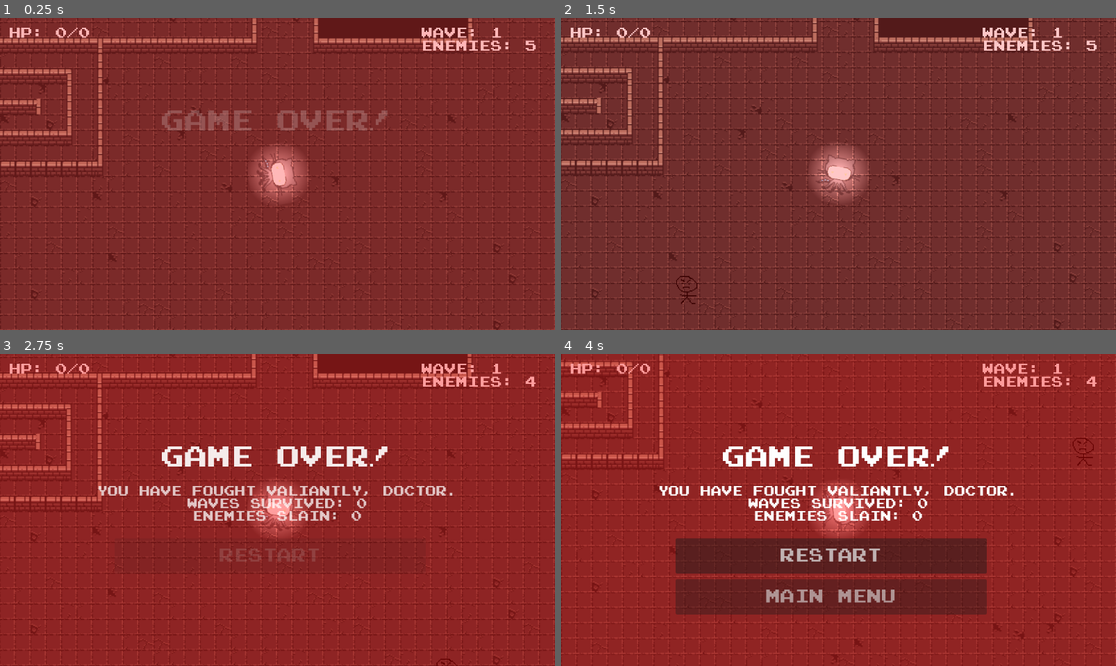
Above: before the commit, frames 1-4 (two rows, left to right).
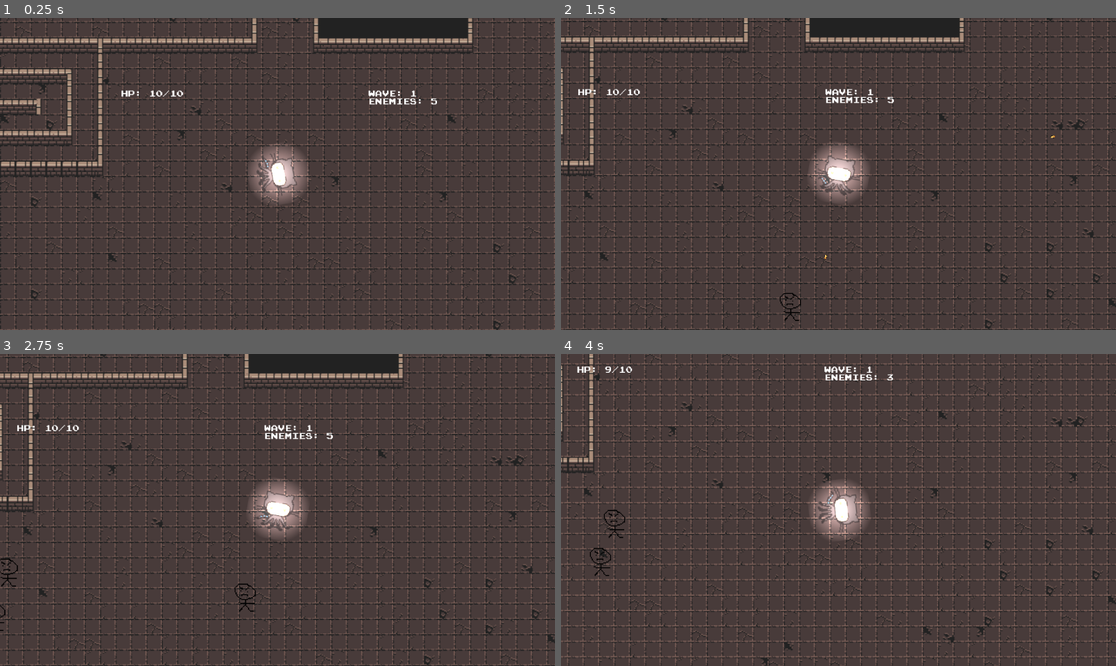
Above: after the commit, the same moments.

Repository: Jeelo-byte/2-sacrifices-must-be-made-
Game: Godot game, scene res://Sences/main.tscn
The game is run twice, just before and just after one commit, with the same random seed, the same clock (stepped at 60 frames per second) and the same inputs.
Inputs (mouse positions are in pixels of both pictures, inside the frame that each line leads up to):
- Up to frame 1 (0.25 s): no input
- Up to frame 2 (1.5 s): tap Enter (ui_accept) at 0.5, 0.77 s; move the mouse to (960, 158) at 0.52 s; press the mouse at (960, 158) at 0.53 s; hold D (right) 0.53-1.25 s; release the mouse at (960, 158) at 1.25 s; click (832, 220) at 1.25 s, where only the run before the commit has a clickable "RESTART"
- Up to frame 3 (2.75 s): click (271, 556) at 2 s, where only the run before the commit has a clickable "RESTART"
- Up to frame 4 (4 s): click (832, 556) at 2.75 s, where only the run before the commit has a clickable "RESTART"; move the mouse to (727, 525) at 3.52 s; hold S (down) from 3.53 s (still down); click (727, 525) at 3.6 s; tap Enter (ui_accept) at 3.77 s

The runs differ from the first frame. In frame 1, 100% of the frame differs, in the area x 0-100%, y 0-100%; in frame 2, 99%; in frame 3, 100%; in frame 4, 100%.

Commit message:
The main menu finally works!

Diff:
--- a/Scripts/Player/main.gd
+++ b/Scripts/Player/main.gd
@@ -8,15 +8,17 @@
 var current_wave: int = 1
 var base_damage: int = 1
 var enemies_dead: int = 0
+var game_over_shown: bool = false
 
 func _ready():
 	spawn_enemies()
-	var screen = get_node("UI/GameOverScreen")
+	var screen = $UI/GameOverScreen
 	screen.visible = false
-	initialize_game_over_screen(screen)
-
-	get_node("UI/GameOverScreen/RestartButton").pressed.connect(_on_restart_button_pressed)
-	get_node("UI/GameOverScreen/MainMenuButton").pressed.connect(_on_main_menu_button_pressed)
+	for child_name in ["Background", "GameOverLabel", "StatsLabel", "RestartButton", "MainMenuButton"]:
+		if screen.has_node(child_name):
+			screen.get_node(child_name).modulate.a = 0.0
+	$UI/GameOverScreen/RestartButton.pressed.connect(_on_restart_button_pressed)
+	$UI/GameOverScreen/MainMenuButton.pressed.connect(_on_main_menu_button_pressed)
 
 func _process(delta):
 	check_wave_complete()
@@ -33,12 +35,11 @@
 		e.position = Vector2(x, y)
 		e.damage_amount = damage
 		e.move_speed = enemy_speed
-		e.connect("enemy_killed", Callable(self, "enemy_killed"))
 		add_child(e)
 
 func check_wave_complete():
 	var enemies = get_tree().get_nodes_in_group("enemies")
-	if enemies.size() == 0:
+	if enemies.size() == 0 and not game_over_shown:
 		enemy_count = ceil(1.5 * enemy_count)
 		enemy_speed = ceil(1.5 * enemy_speed)
 		start_next_wave()
@@ -52,31 +53,18 @@
 	enemies_dead += 1
 
 func check_player_dead():
-	var player = get_node("Player")
-	if player.current_health <= 0:
+	var player = $Player
+	if player.current_health <= 0 and not game_over_shown:
+		game_over_shown = true
 		show_game_over()
 
-func _on_restart_button_pressed():
-	get_tree().reload_current_scene()
+func show_game_over():
+	var screen = $UI/GameOverScreen
+	screen.visible = true
 
-func _on_main_menu_button_pressed():
-	get_tree().change_scene_to_file("res://main_menu.tscn")
-
-func initialize_game_over_screen(screen: Control):
-	for child_name in ["Background", "GameOverLabel", "StatsLabel", "RestartButton", "MainMenuButton"]:
-		if screen.has_node(child_name):
-			screen.get_node(child_name).modulate.a = 0.0
-
-func show_game_over():
-	var screen = get_node("UI/GameOverScreen")
-	screen.visible = true
-	initialize_game_over_screen(screen)
-	await fade_in_game_over(screen)
-
-func fade_in_game_over(screen: Control) -> void:
-	var tween = create_tween().set_parallel()
+	var tween = create_tween()
 	if screen.has_node("Background"):
-		tween.tween_property(screen.get_node("Background"), "modulate:a", 1.0, 0.4).set_delay(0.0)
+		tween.tween_property(screen.get_node("Background"), "modulate:a", 1.0, 0.4)
 	if screen.has_node("GameOverLabel"):
 		tween.tween_property(screen.get_node("GameOverLabel"), "modulate:a", 1.0, 0.4).set_delay(0.2)
 	if screen.has_node("StatsLabel"):
@@ -85,4 +73,9 @@
 		tween.tween_property(screen.get_node("RestartButton"), "modulate:a", 1.0, 0.4).set_delay(0.6)
 	if screen.has_node("MainMenuButton"):
 		tween.tween_property(screen.get_node("MainMenuButton"), "modulate:a", 1.0, 0.4).set_delay(0.8)
-	await tween.finished
+
+func _on_restart_button_pressed():
+	get_tree().reload_current_scene()
+
+func _on_main_menu_button_pressed():
+	get_tree().change_scene_to_file("res://main_menu.tscn")
--- a/Scripts/Player/player.gd
+++ b/Scripts/Player/player.gd
@@ -1,14 +1,15 @@
 extends CharacterBody2D
+
 @export var bullet: PackedScene
 @export var bullet_speed = 1500
 @export var offset_scale = 140
 @export var offset_rot = 270
-@export var max_health: int = 0
-@export var damage_cooldown: float = 1.
-@export var dead: bool = false
+@export var max_health: int = 10
+@export var damage_cooldown: float = 1.0
 
 @onready var anim: AnimatedSprite2D = $PlayerAnim
 signal health_changed(current_health: int, max_health: int)
+
 var movespeed = 500
 var current_health: int
 var can_take_damage: bool = true
@@ -24,18 +25,17 @@
 
 func _physics_process(delta):
 	var direction = Vector2()
-
-	if Input.is_action_pressed("up"):
-		direction.y -= 1
-	if Input.is_action_pressed("down"):
-		direction.y += 1
-	if Input.is_action_pressed("left"):
-		direction.x -= 1
-	if Input.is_action_pressed("right"):
-		direction.x += 1
-
-	if Input.is_action_just_pressed("LMB"):
-		fire()
+	if current_health != 0:
+		if Input.is_action_pressed("up"):
+			direction.y -= 1
+		if Input.is_action_pressed("down"):
+			direction.y += 1
+		if Input.is_action_pressed("left"):
+			direction.x -= 1
+		if Input.is_action_pressed("right"):
+			direction.x += 1
+		if Input.is_action_just_pressed("LMB"):
+			fire()
 
 	if direction != Vector2.ZERO:
 		velocity = direction.normalized() * movespeed
@@ -52,27 +52,15 @@
 	bullet_instance.apply_impulse(Vector2(bullet_speed, 0).rotated(rotation + deg_to_rad(offset_rot + 180)))
 	get_tree().get_root().add_child(bullet_instance)
 
-func check_wave_complete():
-	var enemies = get_tree().get_nodes_in_group("enemies")
-	if enemies.size() == 0:
-		var movespeed = ceil(1.4 * movespeed)
-
 func take_damage(damage_amount: int):
 	if not can_take_damage:
 		return
 
-	current_health -= damage_amount
-	current_health = max(0, current_health)
-
+	current_health = max(current_health - damage_amount, 0)
 	health_changed.emit(current_health, max_health)
 	create_damage_effect()
-
 	can_take_damage = false
 	get_tree().create_timer(damage_cooldown).timeout.connect(func(): can_take_damage = true)
-
-	if current_health <= 0:
-		dead = true
-		die()
 
 func create_damage_effect():
 	var tween = create_tween()
@@ -81,8 +69,7 @@
 	tween.tween_property(anim, "modulate", Color.WHITE, 0.1)
 
 func die():
+	current_health = 0
 	var game_over_screen = get_node("../UI/GameOverScreen")
 	if game_over_screen:
 		game_over_screen.show_game_over()
-	else:
-		get_tree().reload_current_scene()
--- a/Scripts/stats_label.gd
+++ b/Scripts/stats_label.gd
@@ -5,7 +5,7 @@
 	var font = load("res://Fonts/PrStart.ttf")
 	if font:
 		add_theme_font_override("font", font)
-		add_theme_font_size_override("font_size", 22)
+		add_theme_font_size_override("font_size", 60)
 
 	call_deferred("setup")
 
--- a/Sences/enemy.gd
+++ b/Sences/enemy.gd
@@ -3,7 +3,6 @@
 @onready var player = get_parent().get_node("Player")
 @export var damage_amount: int = 1
 @export var attack_cooldown: float = 1.0
-
 var move_speed = 200
 var can_attack: bool = true
 
@@ -19,8 +18,9 @@
 	if body.is_in_group("bullets"):
 		queue_free()
 		body.queue_free()
+		if get_parent().has_method("enemy_killed"):
+			get_parent().enemy_killed()
 	elif body == player and can_attack:
 		player.take_damage(damage_amount)
 		can_attack = false
-		if get_tree():
-			get_tree().create_timer(attack_cooldown).timeout.connect(func(): can_attack = true)
+		get_tree().create_timer(attack_cooldown).timeout.connect(func(): can_attack = true)
--- a/Sences/main.tscn
+++ b/Sences/main.tscn
@@ -105,6 +105,8 @@
 shape = SubResource("RectangleShape2D_0y7xl")
 
 [node name="UI" type="CanvasLayer" parent="."]
+follow_viewport_enabled = true
+follow_viewport_scale = 1.5
 
 [node name="HPLabel" type="Label" parent="UI"]
 offset_right = 40.0
@@ -127,46 +129,51 @@
 modulate = Color(1, 1, 1, 0)
 z_index = 6
 layout_mode = 0
-offset_top = 192.0
-offset_right = 1152.0
-offset_bottom = 323.0
+offset_left = -876.0
+offset_top = -79.0
+offset_right = 2004.0
+offset_bottom = 332.0
+theme_override_colors/font_color = Color(1, 1, 1, 1)
 theme_override_fonts/font = ExtResource("9_nkrox")
-theme_override_font_sizes/font_size = 48
+theme_override_font_sizes/font_size = 100
 text = "GAME OVER!"
 horizontal_alignment = 1
 
 [node name="Background" type="ColorRect" parent="UI/GameOverScreen"]
 layout_mode = 0
-offset_right = 1152.0
-offset_bottom = 648.0
+offset_left = -876.0
+offset_top = -496.0
+offset_right = 2004.0
+offset_bottom = 1124.0
 color = Color(1, 0, 0, 0.39215687)
 
 [node name="RestartButton" type="Button" parent="UI/GameOverScreen"]
 layout_mode = 0
-offset_left = 238.0
-offset_top = 383.0
-offset_right = 884.0
-offset_bottom = 456.0
+offset_left = -470.0
+offset_top = 424.0
+offset_right = 1600.0
+offset_bottom = 627.0
 theme_override_fonts/font = ExtResource("9_nkrox")
-theme_override_font_sizes/font_size = 30
+theme_override_font_sizes/font_size = 72
 text = "RESTART"
 
 [node name="MainMenuButton" type="Button" parent="UI/GameOverScreen"]
 layout_mode = 0
-offset_left = 238.0
-offset_top = 468.0
-offset_right = 884.0
-offset_bottom = 541.0
+offset_left = -470.0
+offset_top = 658.0
+offset_right = 1600.0
+offset_bottom = 861.0
 theme_override_fonts/font = ExtResource("9_nkrox")
-theme_override_font_sizes/font_size = 30
+theme_override_font_sizes/font_size = 72
 text = "MAIN MENU"
 
 [node name="StatsLabel" type="Label" parent="UI/GameOverScreen"]
 modulate = Color(1, 1, 1, 0)
 layout_mode = 0
-offset_top = 274.0
-offset_right = 1152.0
-offset_bottom = 349.0
+offset_left = -876.0
+offset_top = 127.0
+offset_right = 2004.0
+offset_bottom = 296.0
 theme_override_fonts/font = ExtResource("9_nkrox")
 theme_override_font_sizes/font_size = 28
 horizontal_alignment = 1
